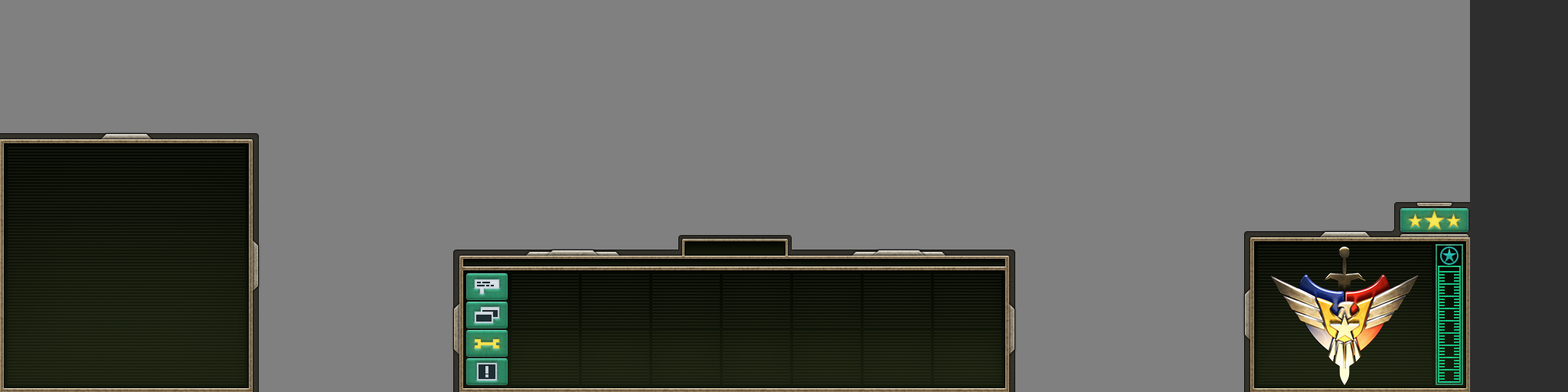
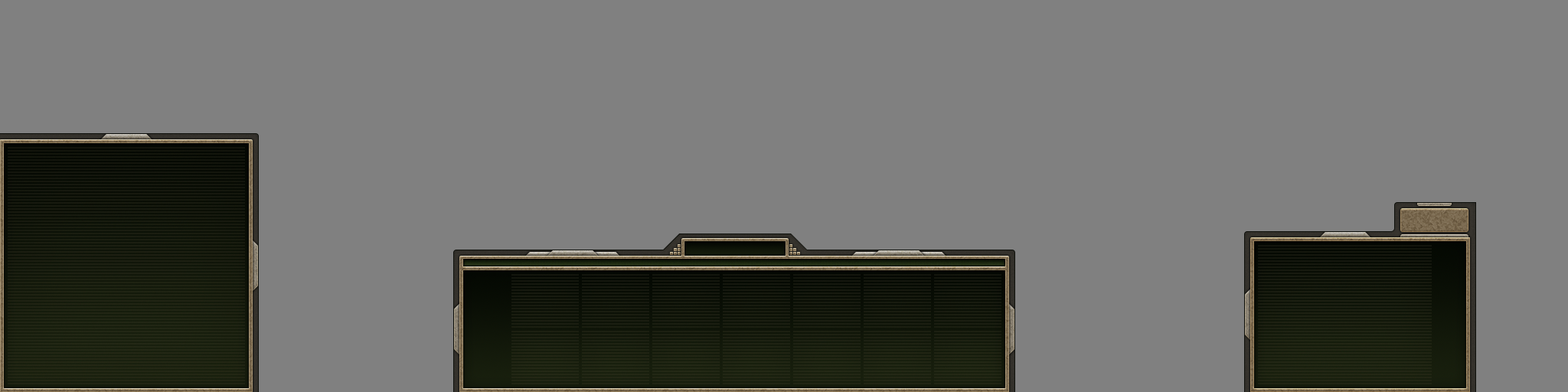
The second 1568px x 392px image is a revision of the first. Changes to its layers:
hid group "testing" (7 layers) over left=466, top=0, right=1568, bottom=392
painted on "border inner" (2nd of 3, in "production" › "inner") over left=681, top=238, right=789, bottom=256
painted on "icons body" over left=466, top=273, right=508, bottom=387
added layer "power stripes" (overlay, 30%) in group "body" over left=463, top=259, right=1006, bottom=267
painted on "power body" over left=463, top=259, right=1006, bottom=267
removed group "ribbons" (2 layers) from group "outer" over left=454, top=250, right=1015, bottom=357
added layer "money mosaic" in group "outer" over left=669, top=244, right=801, bottom=255
moved "ribbon 1" (2nd of 3, in "production" › "outer") into group "outer" over left=454, top=250, right=1015, bottom=357
moved "ribbon 2" into group "outer" over left=527, top=251, right=945, bottom=258
painted on "border outer" (2nd of 3, in "production" › "outer") over left=663, top=233, right=807, bottom=250
painted on "main body stripes" over left=1270, top=246, right=1419, bottom=385
painted on "main body" over left=1270, top=244, right=1464, bottom=386
